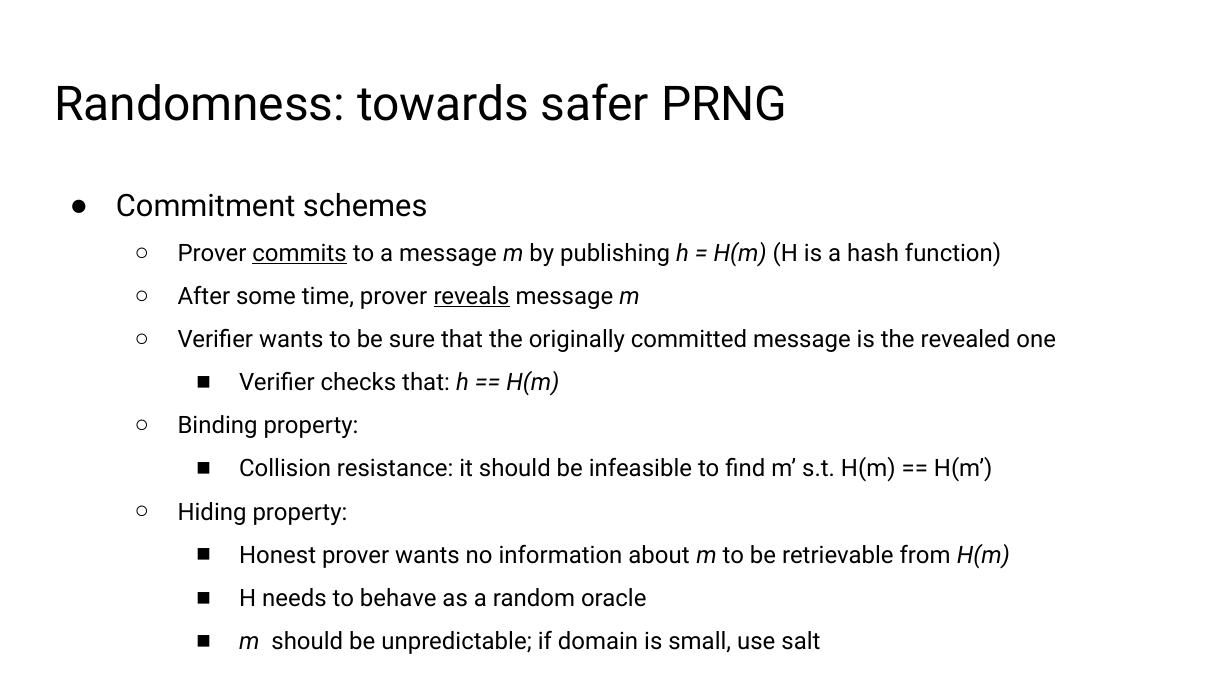
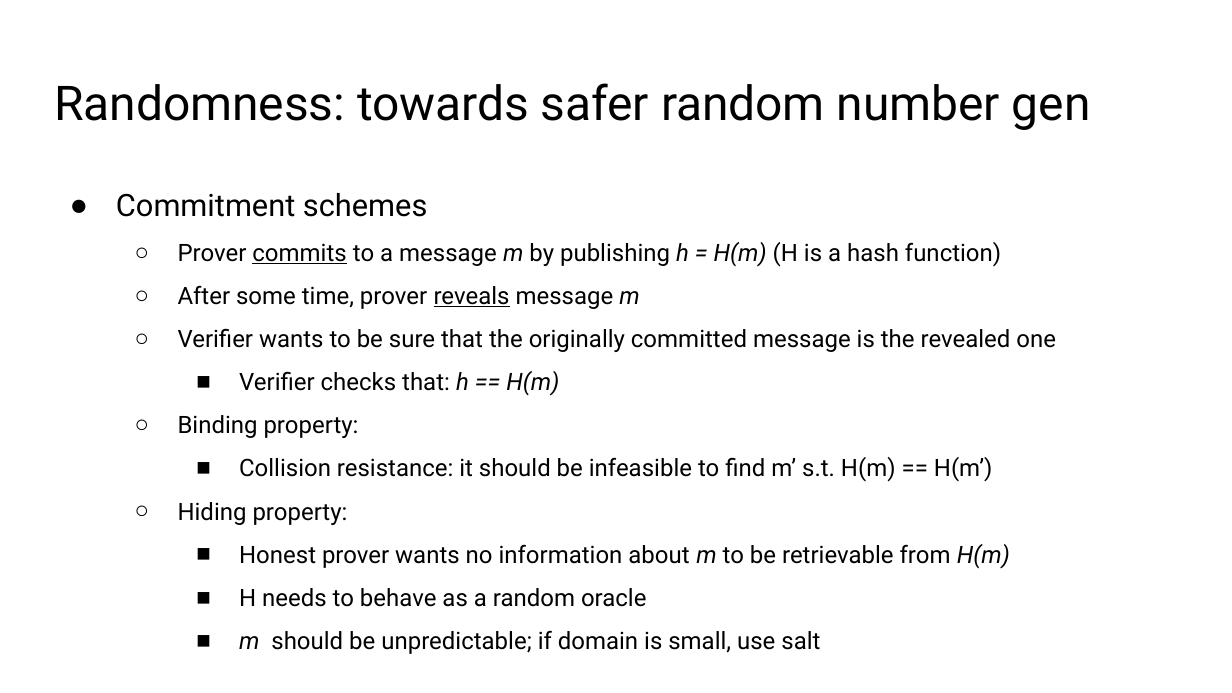
Before and after one commit to solegga/blockchaincourse, a slide deck: slide 89 of BDL2024 - 04 - smart-contracts.pptx. Drawn at 1232x693 pixels with LibreOffice and Linux fonts; fonts in the diff are those of the drawing. Boxes give left, top, right and bottom in pixels: in the first picture for what was removed or moved away, otherwise in the second. Text is boxed around its words. In the diff, an @@ line names an element or a change of style, - is before the commit and + after.

```diff
--- a/BDL2024 - 04 - smart-contracts.pptx
+++ b/BDL2024 - 04 - smart-contracts.pptx
@@ title at (54, 83, 1091, 130): text changed @@
-Randomness: towards safer PRNG
+Randomness: towards safer random number gen
```
Also in this commit, not shown: 1 other slide changed, 1 other file.
